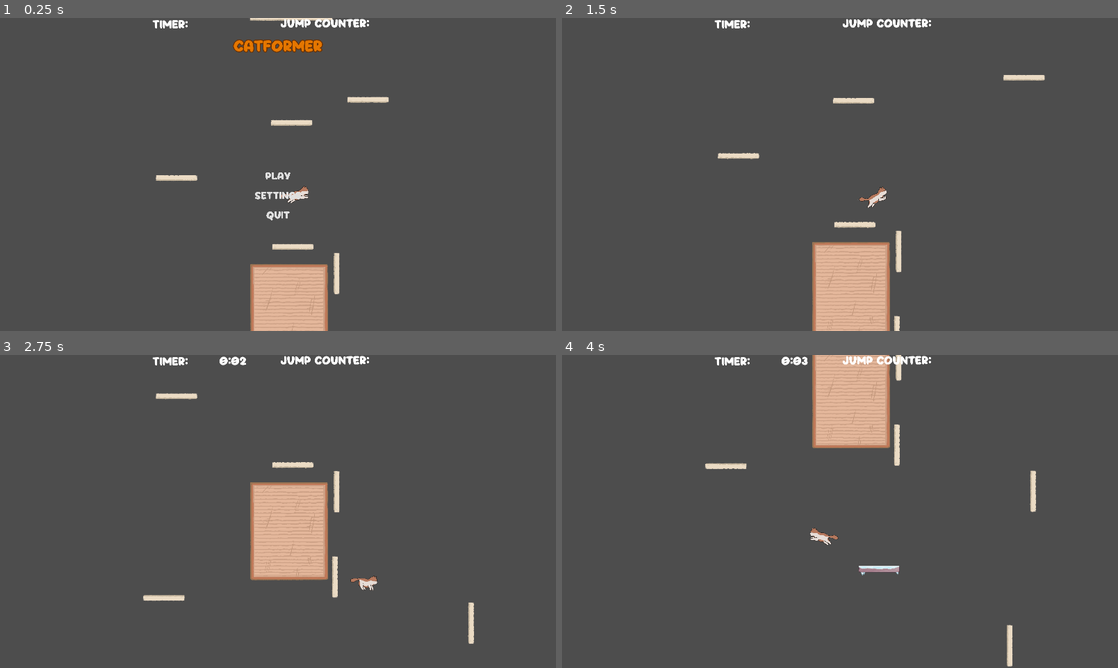
Above: before the commit, frames 1-4 (two rows, left to right).
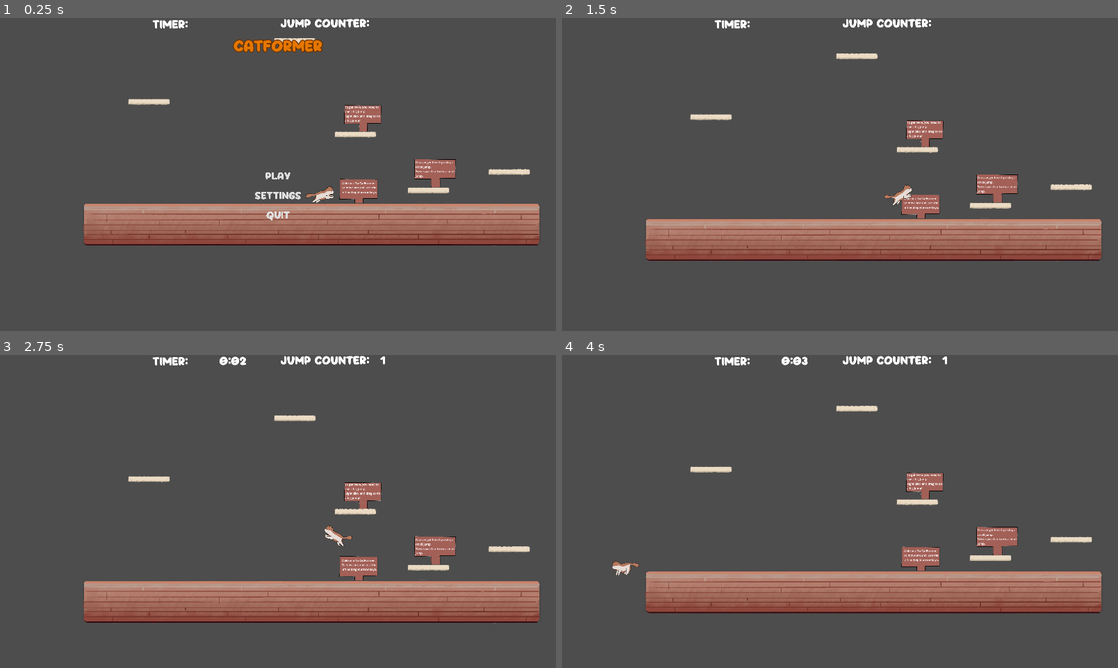
Above: after the commit, the same moments.

Repository: speedacm/Game-Dev-Catformer
Game: Godot game, scene res://Scenes/main.tscn
The game is run twice, just before and just after one commit, with the same random seed, the same clock (stepped at 60 frames per second) and the same inputs.
Inputs (mouse positions are in pixels of both pictures, inside the frame that each line leads up to):
- Up to frame 1 (0.25 s): no input
- Up to frame 2 (1.5 s): click "Play" at 0.5 s; tap Space (space) at 1.25 s; move the mouse to (962, 158) at 1.27 s; hold D (right) from 1.28 s (still down); hold Ctrl (hold) from 1.28 s (still down); tap C (c) at 1.35 s; click (962, 158) at 1.42 s
- Up to frame 3 (2.75 s): release D (right) at 2 s; release Ctrl (hold) at 2 s; tap Space (space) at 2 s; drag from (166, 527) to (289, 633) at 2.02 s
- Up to frame 4 (4 s): tap Space (space) at 2.75, 2.85, 3.5 s; move the mouse to (895, 442) at 2.77 s; hold A (left) 2.78-3.5 s; tap C (c) at 3.05 s; drag from (812, 574) to (851, 389) at 3.52 s

The runs differ from the first frame. In frame 1, 17% of the frame differs, in the area x 15-98%, y 0-100%; in frame 2, 17%; in frame 3, 18%, in the area x 15-98%, y 0-93%; in frame 4, 18%.

Commit message:
Signs

Diff:
--- a/Scenes/main.tscn
+++ b/Scenes/main.tscn
@@ -1,15 +1,32 @@
-[gd_scene load_steps=7 format=3 uid="uid://1n7w55oq1quq"]
+[gd_scene load_steps=11 format=3 uid="uid://1n7w55oq1quq"]
 
 [ext_resource type="PackedScene" uid="uid://boo4b1j3w2q34" path="res://Scenes/Cat.tscn" id="1_6nmq3"]
+[ext_resource type="PackedScene" uid="uid://cji6l52qjl0ot" path="res://small_jump.tscn" id="1_hcqqw"]
 [ext_resource type="PackedScene" uid="uid://bv5iafq5y71bk" path="res://Scenes/map.tscn" id="2_faqfv"]
+[ext_resource type="PackedScene" uid="uid://g6bx2p411obg" path="res://big_jump.tscn" id="2_v30ws"]
 [ext_resource type="PackedScene" uid="uid://dfqajoqvr05i8" path="res://Scenes/ui/main_menu.tscn" id="3_hpv0y"]
+[ext_resource type="PackedScene" uid="uid://bdxcqf3uc23ig" path="res://movement.tscn" id="3_mvs5c"]
 [ext_resource type="PackedScene" uid="uid://8t3nkhq5682t" path="res://Scenes/ui/ui.tscn" id="4_16v5a"]
+[ext_resource type="PackedScene" uid="uid://c5ddg4hklvrhf" path="res://scratching_post.tscn" id="4_tkvdw"]
 [ext_resource type="PackedScene" uid="uid://oq3ifdx0g0si" path="res://Scenes/level_2.tscn" id="5_woty0"]
 [ext_resource type="PackedScene" uid="uid://cs02sbkdnpr5c" path="res://Scenes/level_3.tscn" id="6_quqe4"]
 
 [node name="Main" type="Node2D"]
 
+[node name="small jump" parent="." instance=ExtResource("1_hcqqw")]
+position = Vector2(737, 313)
+
+[node name="Big jump" parent="." instance=ExtResource("2_v30ws")]
+position = Vector2(231, -6)
+
+[node name="movement" parent="." instance=ExtResource("3_mvs5c")]
+position = Vector2(233, 543)
+
+[node name="scratching post" parent="." instance=ExtResource("4_tkvdw")]
+position = Vector2(-127, -9003)
+
 [node name="Cat" parent="." instance=ExtResource("1_6nmq3")]
+position = Vector2(174, 19252)
 metadata/_edit_group_ = true
 
 [node name="Level1" parent="." instance=ExtResource("2_faqfv")]
--- a/Scenes/ui/themes/theme_one.tres
+++ b/Scenes/ui/themes/theme_one.tres
@@ -1,7 +1,6 @@
 [gd_resource type="Theme" load_steps=5 format=3 uid="uid://dvfut26fprh7d"]
 
-
-[ext_resource type="FontFile" uid="uid://b4sdp8k5ch813" path="res://Scenes/ui/Puffy-gxW55.otf" id="1_p6rdn"]
+[ext_resource type="FontFile" uid="uid://c444jvp5832r7" path="res://Scenes/ui/Puffy-gxW55.otf" id="1_p6rdn"]
 
 [sub_resource type="StyleBoxFlat" id="StyleBoxFlat_t3bbr"]
 bg_color = Color(1, 1, 1, 0.117647)
--- /dev/null
+++ b/big_jump.tscn
@@ -0,0 +1,24 @@
+[gd_scene load_steps=3 format=3 uid="uid://g6bx2p411obg"]
+
+[ext_resource type="Texture2D" path="res://Asset_Pack/Social/sign.png" id="1_6dfgv"]
+
+[sub_resource type="LabelSettings" id="LabelSettings_gn6x8"]
+font_size = 20
+
+[node name="Big jump" type="Node2D"]
+
+[node name="Sprite2D" type="Sprite2D" parent="."]
+position = Vector2(235.063, 242.156)
+scale = Vector2(0.266265, 0.229386)
+texture = ExtResource("1_6dfgv")
+
+[node name="Label" type="Label" parent="."]
+offset_left = 111.0
+offset_top = 135.0
+offset_right = 323.0
+offset_bottom = 239.0
+text = "To get here, you need to
+use a big jump.
+Right click and drag to do
+a big jump!"
+label_settings = SubResource("LabelSettings_gn6x8")
--- /dev/null
+++ b/movement.tscn
@@ -0,0 +1,23 @@
+[gd_scene load_steps=3 format=3 uid="uid://bdxcqf3uc23ig"]
+
+[ext_resource type="Texture2D" path="res://Asset_Pack/Social/sign.png" id="1_61e3c"]
+
+[sub_resource type="LabelSettings" id="LabelSettings_708yc"]
+font_size = 20
+
+[node name="movement" type="Node2D"]
+
+[node name="Sprite2D" type="Sprite2D" parent="."]
+position = Vector2(204.25, 211.063)
+scale = Vector2(0.274078, 0.246444)
+texture = ExtResource("1_61e3c")
+
+[node name="Label" type="Label" parent="."]
+offset_left = 87.0
+offset_top = 111.0
+offset_right = 340.0
+offset_bottom = 235.0
+text = "Welcome To CatFormer!
+To move around, use the
+left and right arrow keys."
+label_settings = SubResource("LabelSettings_708yc")
--- /dev/null
+++ b/scratching_post.tscn
@@ -0,0 +1,22 @@
+[gd_scene load_steps=3 format=3 uid="uid://c5ddg4hklvrhf"]
+
+[ext_resource type="Texture2D" path="res://Asset_Pack/Social/sign.png" id="1_4dl2x"]
+
+[sub_resource type="LabelSettings" id="LabelSettings_jfe1q"]
+font_size = 20
+
+[node name="scratching post" type="Node2D"]
+
+[node name="Sprite2D" type="Sprite2D" parent="."]
+position = Vector2(200.125, 200.813)
+scale = Vector2(0.288678, 0.209036)
+texture = ExtResource("1_4dl2x")
+
+[node name="Label" type="Label" parent="."]
+offset_left = 77.0
+offset_top = 120.0
+offset_right = 337.0
+offset_bottom = 203.0
+text = "This is the scratching post.
+Hold E to hold on to it/"
+label_settings = SubResource("LabelSettings_jfe1q")
--- /dev/null
+++ b/small_jump.tscn
@@ -0,0 +1,24 @@
+[gd_scene load_steps=3 format=3 uid="uid://cji6l52qjl0ot"]
+
+[ext_resource type="Texture2D" path="res://Asset_Pack/Social/sign.png" id="1_8iqtt"]
+
+[sub_resource type="LabelSettings" id="LabelSettings_4jclo"]
+font_size = 20
+
+[node name="small jump" type="Node2D"]
+
+[node name="Sprite2D" type="Sprite2D" parent="."]
+position = Vector2(227.875, 302.5)
+scale = Vector2(0.297387, 0.245522)
+texture = ExtResource("1_8iqtt")
+
+[node name="Label" type="Label" parent="."]
+offset_left = 91.0
+offset_top = 198.0
+offset_right = 309.0
+offset_bottom = 289.0
+text = "You can get here by using a
+small jump.
+Press spacebar to do a small
+jump."
+label_settings = SubResource("LabelSettings_4jclo")
Binary file added: Asset_Pack/Social/sign.png
